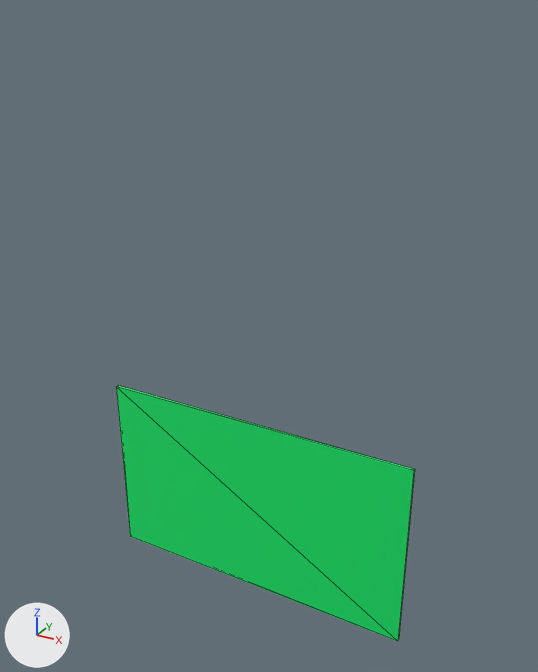
The OBJ model models/court/court.obj as it was, and as the next commit left it.
Before and after are seen from a 50 mm lens placed at (194.0, -329.0, 284.0), pointed at (8.0, 9.0, 115.0). Every picture has the same lights, and +X, +Y and +Z are marked at lower left. The first picture is the older version. Mesh edges are drawn as thin lines. Where no turn or scale is listed for an object, it has been applied to the vertices.

The scene before the commit, as lines of its bpy script (objects in view):
```python
mat_material = principled_material('Material')
mat_material.base_color = (0.00417, 0.8, 0.142)  # green #0de769
me_cube = bpy.data.meshes.new('Cube')
me_cube.from_pydata(...)  # a box spanning x -100.0..100.0, y 0.0..2.0, z -60.0..60.0
me_cube.materials.append(mat_material)  # green #0de769
ob_cube = bpy.data.objects.new('Cube', me_cube)
ob_cube.location = (0.0, 0.0, 0.0)
```
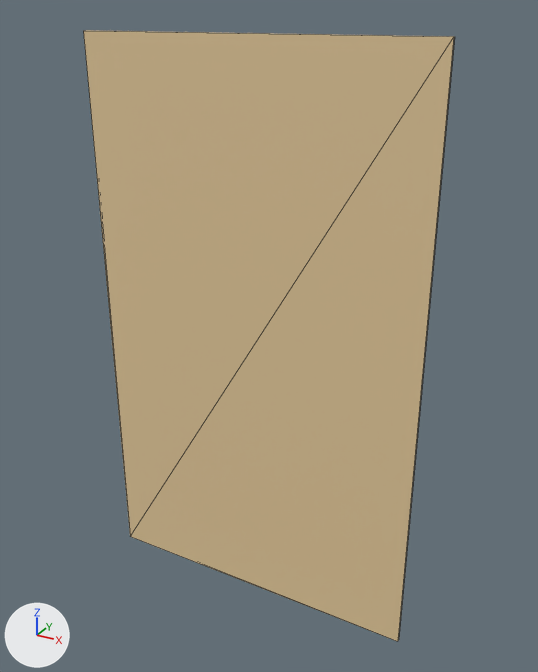
The newer file is also rescaled (x1.2), turned or shifted as a whole; pictures and numbers use the older file's frame.

Pixel boxes (x1, y1, x2, y2) of what changed, in the pictures (538 x 672 px):
'Cube', recoloured, mesh turned (green to beige): before (116, 385, 415, 641); after (83, 30, 455, 641)

The change in detail:
Material 'Material' (mat_material) changes colour from green #0de769 to beige #e7cc9d; in linear values from (0.00417, 0.8, 0.142) to (0.8, 0.607, 0.338).
me_cube is used by ob_cube; location (0.0, 0.0, 0.0).
me_cube had 8 vertices, 12 faces and spanned x -100.0..100.0, y 0.0..2.0, z -60.0..60.0.
me_cube now has 8 vertices, 12 faces and spans x -100.0..100.0, y 0.0..2.0, z -60.0..273.0.
me_cube part 1: the whole mesh is turned -90 degrees about the y axis through its middle and scaled by 1.67, then moved by (0.0, 0.0, 107.0).
